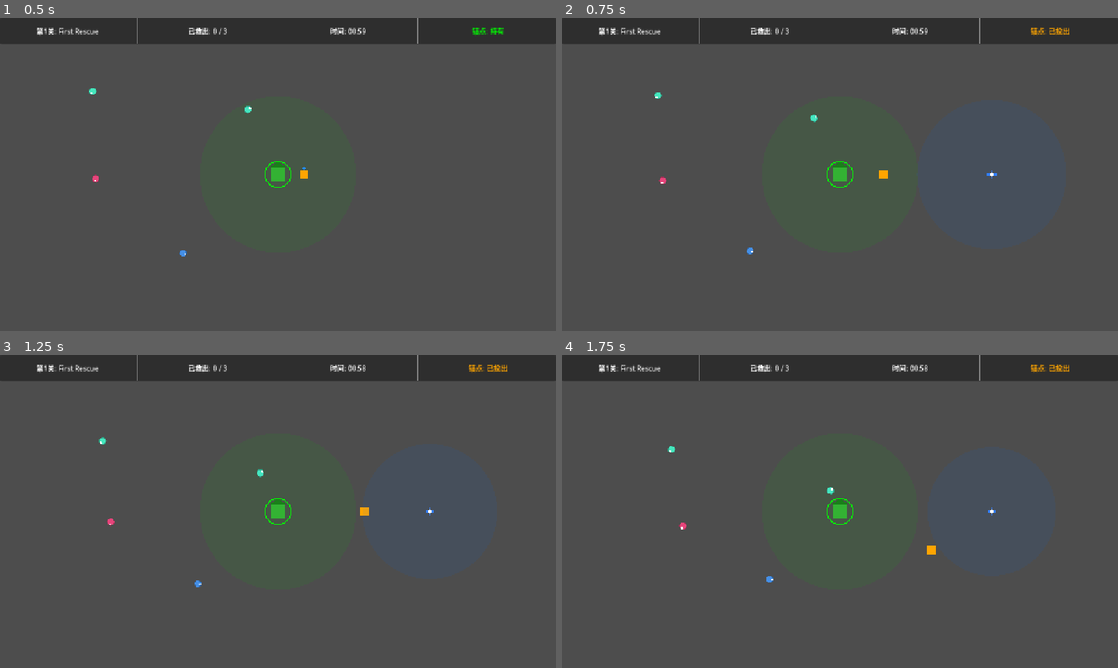
Above: before the commit, frames 1-4 (two rows, left to right).
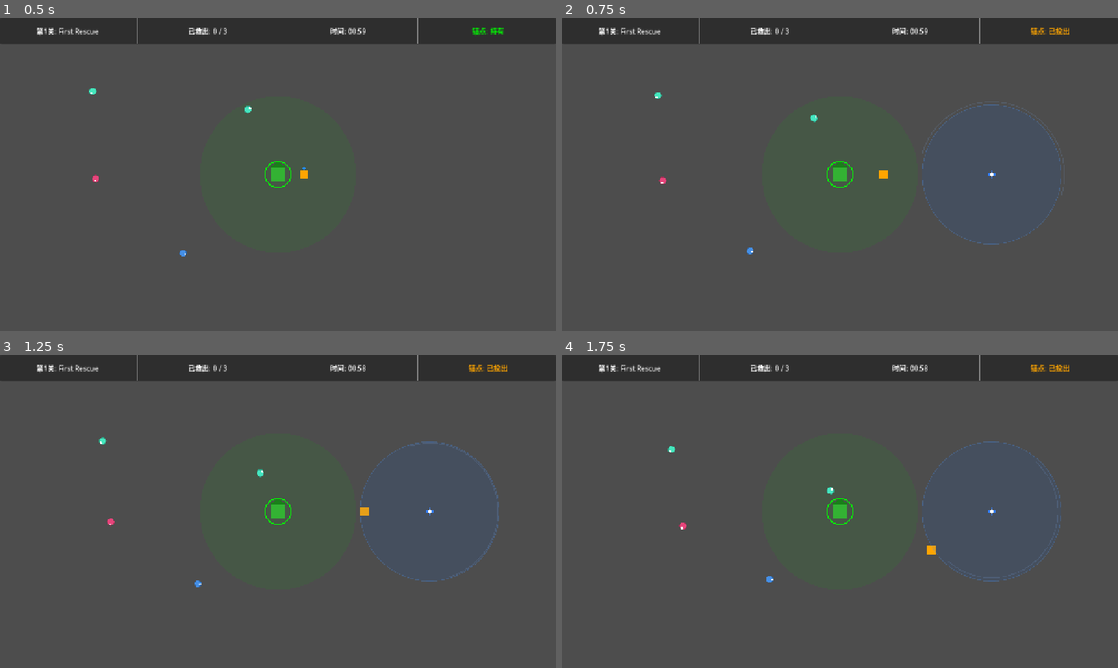
Above: after the commit, the same moments.

Repository: kunk70352-png/Safe-Anchor
Game: Godot game, scene res://src/main/main.tscn
Same seed, same stepped clock (60 frames per second), same inputs: the game is played once before the commit and once after it.
Inputs:
- Up to frame 1 (0.5 s): no input
- Up to frame 2 (0.75 s): hold D (move_right) from 0.53 s (still down); tap Space (charge_throw) at 0.6 s
- Up to frame 3 (1.25 s): keep holding D (move_right)
- Up to frame 4 (1.75 s): release D (move_right) at 1.28 s; hold S (move_down) from 1.28 s (still down); tap Space (charge_throw) at 1.35 s

Frame 1 is identical in both runs. In frame 2, 0.2% of the frame differs, in the area x 64-90%, y 27-73%; in frame 3, 0.3%; in frame 4, 0.3%.

Commit message:
修复：锚点视觉范围与实际检测范围一致
- 绘制精确的 attraction_radius 圆环（始终匹配检测范围）
- 脉冲效果改为独立装饰弧线，不影响主范围显示
- 十字标识尺寸固定，不再随脉冲变化

Diff:
--- a/src/anchor/anchor.gd
+++ b/src/anchor/anchor.gd
@@ -31,14 +31,17 @@
 
 
 func _draw() -> void:
-	var pulse := 1.0 + sin(_pulse_time * 3.0) * 0.08
-	var r := attraction_radius * pulse
+	# 实际范围（与检测半径一致，不随脉冲变化）
+	draw_circle(Vector2.ZERO, attraction_radius, Color(0.0, 0.4, 1.0, 0.10))
+	draw_arc(Vector2.ZERO, attraction_radius, 0, TAU, 64, Color(0.3, 0.6, 1.0, 0.25), 1.5)
 
-	# 吸引范围
-	draw_circle(Vector2.ZERO, r, Color(0.0, 0.4, 1.0, 0.08))
+	# 脉冲效果（纯装饰，不影响实际范围）
+	var pulse := 1.0 + sin(_pulse_time * 3.0) * 0.05
+	var glow_r := attraction_radius * pulse
+	draw_arc(Vector2.ZERO, glow_r, _pulse_time * 2.0, _pulse_time * 2.0 + PI, 32, Color(0.5, 0.7, 1.0, 0.15), 2.0)
 
 	# 十字标识
-	var cross_size := 10.0 * pulse
+	var cross_size := 10.0
 	var blue := Color(0.2, 0.5, 1.0, 1.0)
 	draw_line(Vector2(-cross_size, 0), Vector2(cross_size, 0), blue, 3.0)
 	draw_line(Vector2(0, -cross_size), Vector2(0, cross_size), blue, 3.0)
